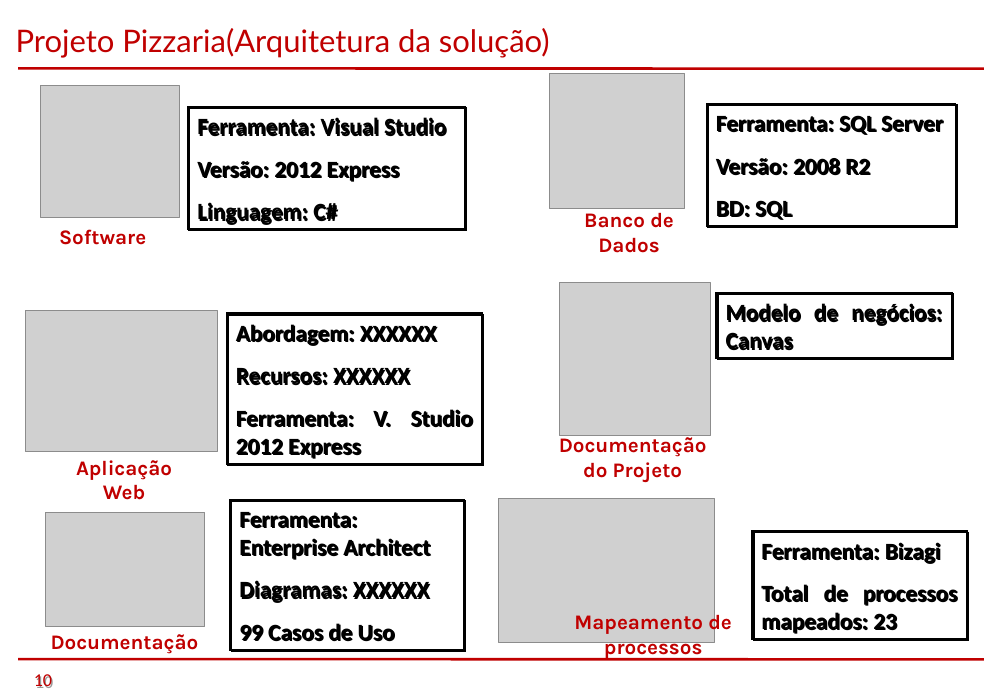
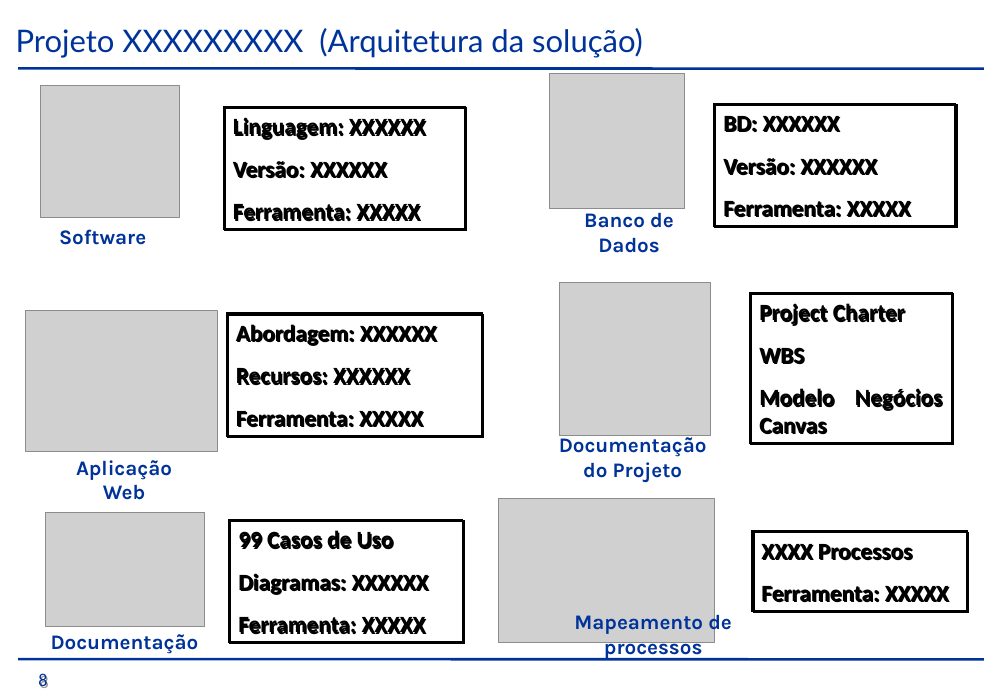
Before and after one commit to Peridian/tcmpizzaria, a slide deck: slide 8 of trunk/GiovanellisPizzariaEntrega1S/TCM - Pizzaria - Semestre 1 - 2014/PTCC/Apresentação/Pizzaria.ppt (slide 10 before the commit). Drawn at 1008x698 pixels with LibreOffice and Linux fonts; fonts in the diff are those of the drawing; grey boxes stand for pictures; background and template pictures are left out. Boxes give left, top, right and bottom in pixels: in the first picture for what was removed or moved away, otherwise in the second. Text is boxed around its words. In the diff, an @@ line names an element or a change of style, - is before the commit and + after.

Commit message:
Sobrescrevendo versão antiga do arquivo da apresentação pela nova trabalhada pelo Rapha

```diff
--- a/trunk/GiovanellisPizzariaEntrega1S/TCM - Pizzaria - Semestre 1 - 2014/PTCC/Apresentação/Pizzaria.ppt
+++ b/trunk/GiovanellisPizzariaEntrega1S/TCM - Pizzaria - Semestre 1 - 2014/PTCC/Apresentação/Pizzaria.ppt
@@ text at (16,28,643,58): text changed; text colour #C00000 to #003399 @@
-Projeto Pizzaria(Arquitetura da solução)
+Projeto XXXXXXXXX (Arquitetura da solução)
@@ line (18, 68) - (983, 69): stroke #C00000 2.01 pt to #003399 2.01 pt @@
@@ rectangle removed at (188,107,465,230) @@
-Ferramenta: Visual Studio
-Versão: 2012 Express
-Linguagem: C#
@@ rectangle added at (224,107,465,230), outline #000000 1.5 pt, 18 pt, text #000000, bold @@
+Linguagem: XXXXXX
+Versão: XXXXXX
+Ferramenta: XXXXX
@@ rectangle "BD: XXXXXX": place and size @@
-rectangle "BD: XXXXXX" at (707,103,955,226)
+rectangle "BD: XXXXXX" at (714,103,955,226)
@@ text in rectangle at (723,116,911,217): text changed @@
-Ferramenta: SQL Server
-Versão: 2008 R2
-BD: SQL
+BD: XXXXXX
+Versão: XXXXXX
+Ferramenta: XXXXX
@@ rectangle "Project Charter": place and size @@
-rectangle "Project Charter" at (716,293,951,358)
+rectangle "Project Charter" at (749,293,951,444)
@@ rectangle "Abordagem: XXXXXX": place and size @@
-rectangle "Abordagem: XXXXXX" at (227,313,483,464)
+rectangle "Abordagem: XXXXXX" at (227,313,483,436)
@@ text in rectangle at (759,303,942,434): text changed @@
-Modelo de negócios: Canvas
+Project Charter
+WBS
+Modelo Negócios Canvas
@@ text in rectangle at (236,411,423,427): text changed @@
-Ferramenta: V. Studio 2012 Express
+Ferramenta: XXXXX
@@ rectangle "99 Casos de Uso": place and size @@
-rectangle "99 Casos de Uso" at (231,499,464,650)
+rectangle "99 Casos de Uso" at (229,520,462,643)
@@ text in rectangle at (238,530,394,549): text changed @@
-Ferramenta: Enterprise Architect
+99 Casos de Uso
@@ rectangle removed at (752,531,967,639) @@
-Ferramenta: Bizagi
-Total de processos mapeados: 23
@@ rectangle added at (752,531,967,611), outline #000000 1.5 pt, 18 pt, text #000000, bold @@
+XXXX Processos
+Ferramenta: XXXXX
@@ text in rectangle at (238,617,426,634): text changed @@
-99 Casos de Uso
+Ferramenta: XXXXX
@@ text colour #C00000 to #003399 in 6 elements at (59,229,146,245), (584,208,674,253), (76,460,172,500), (559,433,707,482), (51,634,199,654), (574,610,732,660) @@
@@ line (18, 658) - (983, 659): stroke #C00000 2.01 pt to #003399 2.01 pt @@
@@ text at (38,674,47,688): text changed; text colour #C00000 to #003399 @@
-10
+8
```
Also in this commit, not shown: 7 other slides changed, 1 slide added, 4 slides removed.
